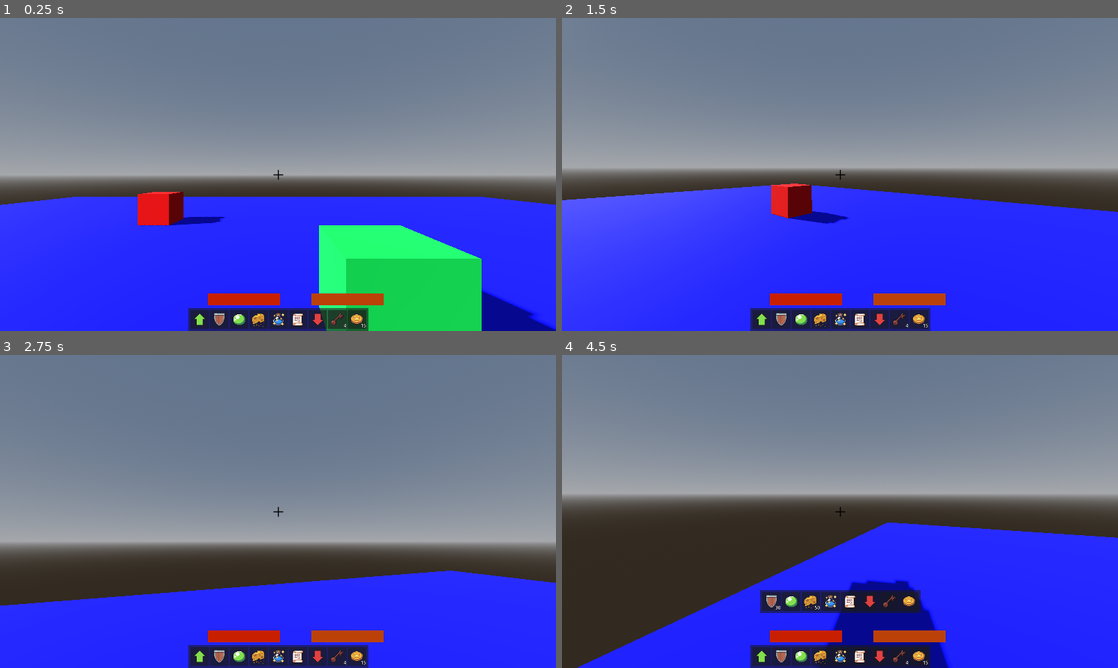
Above: before the commit, frames 1-4 (two rows, left to right).
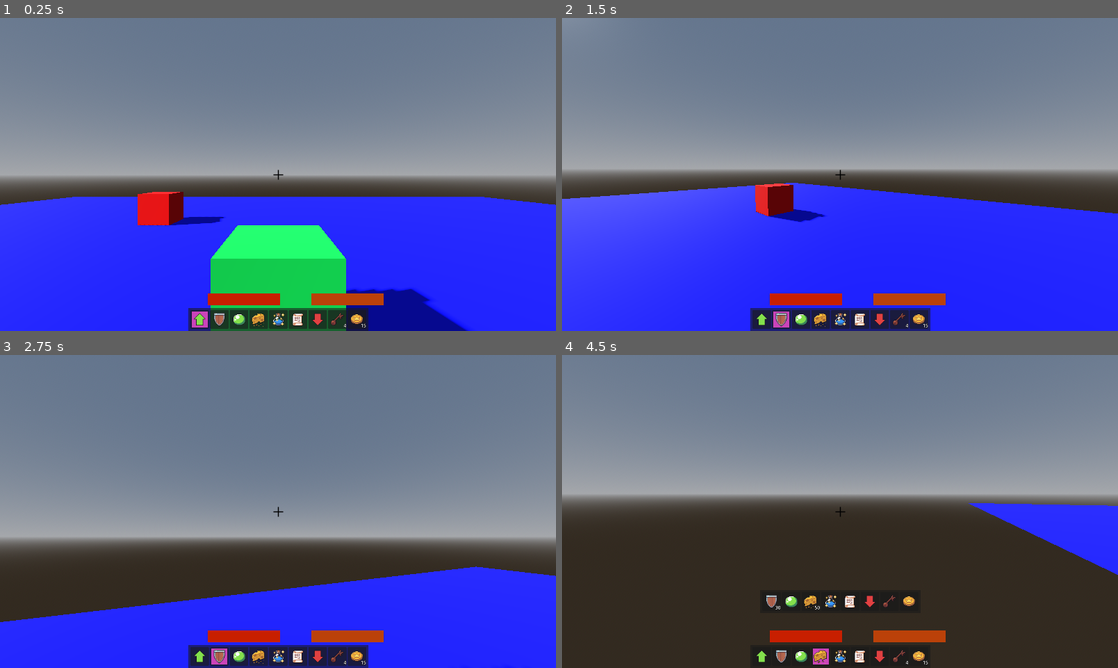
Above: after the commit, the same moments.

Repository: TuinderJ/First-Game
Game: Godot game, scene res://main.tscn
The game is run twice, just before and just after one commit, with the same random seed, the same clock (stepped at 60 frames per second) and the same inputs.
Inputs (mouse positions are in pixels of both pictures, inside the frame that each line leads up to):
- Up to frame 1 (0.25 s): no input
- Up to frame 2 (1.5 s): tap Enter at 0.5 s; move the mouse to (867, 174) at 0.52 s; hold Mouse wheel up (cycle_item_left) 0.53-1.28 s; hold W (move_forward) from 0.53 s (still down); click (867, 174) at 0.67 s; tap Space (jump) at 0.77 s; tap Mouse wheel down (cycle_item_right) at 0.8, 1.35 s; move the mouse to (812, 174) at 1.27 s
- Up to frame 3 (2.75 s): keep holding W (move_forward); tap Space (jump) at 1.52 s; tap 1 (select_hotbar_1) at 1.55, 2.1 s; move the mouse to (289, 505) at 2.02 s; tap 2 (select_hotbar_2) at 2.3 s
- Up to frame 4 (4.5 s): move the mouse to (834, 517) at 2.77 s; tap 2 (select_hotbar_2) at 2.85 s; click (834, 517) at 2.92 s; tap Space (jump) at 3.02, 3.77 s; tap 3 (select_hotbar_3) at 3.05, 3.6 s; move the mouse to (878, 514) at 3.52 s; tap 4 (select_hotbar_4) at 3.8, 4.35 s; tap E (inventory) at 4.15 s; move the mouse to (762, 655) at 4.27 s; release W (move_forward) at 4.28 s; hold A (move_left) from 4.28 s (still down); click (762, 655) at 4.42 s

The runs differ from the first frame. In frame 1, 14% of the frame differs, in the area x 34-100%, y 66-100%; in frame 2, 1.4%; in frame 3, 6.4%; in frame 4, 29%, in the area x 2-100%, y 47-100%.
Error before the commit: Invalid call. Nonexistent function 'set_active_hotbar_slot' in base 'Control (hud.gd)'. (res://main.gd:56)

Commit message:
more progress on inventory system

Diff:
--- a/chest.tscn
+++ b/chest.tscn
@@ -1,4 +1,6 @@
-[gd_scene load_steps=4 format=3 uid="uid://do8gt25l23pqe"]
+[gd_scene load_steps=5 format=3 uid="uid://bli3nnru51cm"]
+
+[ext_resource type="Script" path="res://interactable/chest.gd" id="1_pymot"]
 
 [sub_resource type="StandardMaterial3D" id="StandardMaterial3D_07pkb"]
 albedo_color = Color(0, 0.835294, 0.309804, 1)
@@ -9,8 +11,11 @@
 [sub_resource type="ConcavePolygonShape3D" id="ConcavePolygonShape3D_ojk10"]
 data = PackedVector3Array(-0.5, 0.5, 0.5, 0.5, 0.5, 0.5, -0.5, -0.5, 0.5, 0.5, 0.5, 0.5, 0.5, -0.5, 0.5, -0.5, -0.5, 0. …(500 unchanged characters)…
 
-[node name="Chest" type="StaticBody3D"]
+[node name="Chest" type="StaticBody3D" groups=["external_inventory"]]
 transform = Transform3D(1, 0, 0, 0, 1, 0, 0, 0, 1, 0, 0.5, 0)
+collision_layer = 5
+collision_mask = 0
+script = ExtResource("1_pymot")
 
 [node name="MeshInstance3D" type="MeshInstance3D" parent="."]
 layers = 5
--- a/hud.gd
+++ b/hud.gd
@@ -1,14 +1,21 @@
 extends Control
 
 @onready var hotbar = $Hotbar
+@onready var health_bar = $HealthBar
+
+func update_health(value: int) -> void:
+	health_bar.value = value
 
 func set_hotbar_inventory_data(inventory_data: InventoryData) -> void:
 	hotbar.set_inventory_data(inventory_data, true)
 
-func set_active_hotabr_slot(inventory_data: InventoryData, desired_active_hotbar_slot: int) -> void:
+func set_active_hotbar_slot(inventory_data: InventoryData, desired_active_hotbar_slot: int) -> void:
 	hotbar.update_active_hotbar_slot(inventory_data, desired_active_hotbar_slot)
 
-func increase_item_quantity(inventory_data: InventoryData, item_data: ItemData, amount_to_increase: int = 1) -> void:
+func get_active_hotbar_slot(inventory_data: InventoryData) -> int:
+	return hotbar.get_active_hotbar_slot(inventory_data)
+
+func increase_hotbar_item_quantity(inventory_data: InventoryData, item_data: ItemData, amount_to_increase: int = 1) -> void:
 	var index = find_item_index(inventory_data, item_data)
 	if index == -1: return
 	inventory_data.slot_datas[index].quantity += amount_to_increase
--- /dev/null
+++ b/interactable/chest.gd
@@ -0,0 +1,8 @@
+extends StaticBody3D
+
+@export var inventory_data: InventoryData
+
+signal toggle_inventory(external_inventory_owner)
+
+func player_interact() -> void:
+	toggle_inventory.emit(self)
--- a/inventory/inventory.gd
+++ b/inventory/inventory.gd
@@ -6,8 +6,9 @@
 
 func set_inventory_data(inventory_data: InventoryData, hotbar: bool = false) -> void:
 	if hotbar:
-		for slot in inventory_data.slot_datas:
-			slot.hotbar_slot = true
+		for i in range(inventory_data.slot_datas.size()):
+			inventory_data.slot_datas[i].hotbar_slot = true
+		inventory_data.slot_datas[0].active_hotbar_slot = true
 	inventory_data.inventory_updated.connect(populate_item_grid)
 	populate_item_grid(inventory_data)
 
@@ -25,4 +26,15 @@
 			slot.set_slot_data(slot_data)
 
 func update_active_hotbar_slot(inventory_data: InventoryData, desired_active_hotbar_slot: int) -> void:
-	pass
+	for i in range(inventory_data.slot_datas.size()):
+		if i == desired_active_hotbar_slot:
+			inventory_data.slot_datas[i].active_hotbar_slot = true
+		else:
+			inventory_data.slot_datas[i].active_hotbar_slot = false
+	populate_item_grid(inventory_data)
+
+func get_active_hotbar_slot(inventory_data: InventoryData) -> int:
+	for i in range(inventory_data.slot_datas.size()):
+		if inventory_data.slot_datas[i].active_hotbar_slot:
+			return i
+	return -1
--- a/inventory/inventory_interface.gd
+++ b/inventory/inventory_interface.gd
@@ -1,6 +1,7 @@
 extends Control
 
 @onready var player_inventory = $PlayerInventory
+@onready var external_inventory = $ExternalInventory
 
 signal add_item_to_hotbar(item: SlotData)
 
@@ -8,6 +9,8 @@
 	inventory_data.inventory_interact.connect(on_inventory_interact)
 	player_inventory.set_inventory_data(inventory_data)
 
+func set_external_inventory_data(external_inventory_owner) -> void:
+	print(external_inventory_owner)
 
 func on_inventory_interact(inventory_data: InventoryData, index: int) -> void:
 	var item = inventory_data.slot_datas[index]
@@ -16,5 +19,8 @@
 	if Input.is_action_pressed("shift"): amount_to_transfer = 10
 
 	if item.quantity >= amount_to_transfer:
+		add_item_to_hotbar.emit(item.item_data, amount_to_transfer)
 		inventory_data.take_item(index, amount_to_transfer)
-		add_item_to_hotbar.emit(item.item_data, amount_to_transfer)
+	elif item.quantity > 0:
+		add_item_to_hotbar.emit(item.item_data, item.quantity)
+		inventory_data.take_item(index, item.quantity)
--- a/main.gd
+++ b/main.gd
@@ -2,6 +2,8 @@
 
 @onready var player = $Player
 @onready var inventory_interface = $UI/InventoryInterface
+@onready var player_inventory = $UI/InventoryInterface/PlayerInventory
+@onready var external_inventory = $UI/InventoryInterface/ExternalInventory
 @onready var hud = $UI/Hud
 @onready var debug_screen = $UI/DebugScreen
 @onready var coordinate_x = $"UI/DebugScreen/GridContainer/MarginContainer/Coordinate X"
@@ -10,34 +12,45 @@
 
 var first_hotbar_slot: int = 0
 var last_hotbar_slot: int = 6
-var previous_active_hotbar_slot: int = 0
 var desired_active_hotbar_slot: int = 0
-var active_hotbar_slot: int = 0
 
 func _ready() -> void:
 	hud.set_hotbar_inventory_data(player.hotbar_data)
 	inventory_interface.set_player_inventory_data(player.inventory_data)
 
 	player.toggle_inventory.connect(toggle_inventory_interface)
+	player.update_health.connect(on_update_health)
 	player.update_debug.connect(update_debug_interface)
 	player.toggle_debug.connect(toggle_debug_interface)
-	player.set_active_hotbar_slot.connect(on_set_active_hotbar_slot)
+
 	inventory_interface.add_item_to_hotbar.connect(on_add_item_to_hotbar)
 
+	for node in get_tree().get_nodes_in_group("external_inventory"):
+		node.toggle_inventory.connect(toggle_inventory_interface)
+
 func on_add_item_to_hotbar(item_data: ItemData, amount_to_increase: int) -> void:
-	hud.increase_item_quantity(player.hotbar_data, item_data, amount_to_increase)
+	hud.increase_hotbar_item_quantity(player.hotbar_data, item_data, amount_to_increase)
 
-func on_set_active_hotbar_slot(index: int) -> void:
-	pass
-
-func toggle_inventory_interface() -> void:
+func toggle_inventory_interface(external_inventory_owner = null) -> void:
 	inventory_interface.visible = not inventory_interface.visible
+	if external_inventory_owner:
+		player_inventory.hide()
+		external_inventory.show()
+	else:
+		player_inventory.show()
+		external_inventory.hide()
 	if inventory_interface.visible:
 		Input.mouse_mode = Input.MOUSE_MODE_VISIBLE
 		player.movement_enabled = false
 	else:
 		Input.mouse_mode = Input.MOUSE_MODE_CAPTURED
 		player.movement_enabled = true
+
+	if external_inventory_owner:
+		inventory_interface.set_external_inventory_data(external_inventory_owner)
+
+func on_update_health(value: int) -> void:
+	hud.update_health(value)
 
 func toggle_debug_interface() -> void:
 	debug_screen.visible = not debug_screen.visible
@@ -47,21 +60,27 @@
 	coordinate_y.text = "Coordinate Y: %s" % snapped(source.global_transform.origin.y, 0.01)
 	coordinate_z.text = "Coordinate Z: %s" % snapped(source.global_transform.origin.z, 0.01)
 
+func on_open_external_inventory(target):
+	print(target)
+
 func _unhandled_input(event) -> void:
 	if Input.is_action_just_pressed("exit"): get_tree().quit()
 	# Hotbar
 	if Input.is_action_pressed("cycle_item_left"):
-		desired_active_hotbar_slot = active_hotbar_slot - 1
+		var active_hotbar_slot: int = hud.get_active_hotbar_slot(player.hotbar_data)
+		var desired_active_hotbar_slot: int = active_hotbar_slot - 1
 		if active_hotbar_slot <= first_hotbar_slot: desired_active_hotbar_slot = last_hotbar_slot
-		hud.set_active_hotbar_slot(desired_active_hotbar_slot)
+		hud.set_active_hotbar_slot(player.hotbar_data, desired_active_hotbar_slot)
 	if Input.is_action_pressed("cycle_item_right"):
-		desired_active_hotbar_slot = active_hotbar_slot + 1
+		var active_hotbar_slot = hud.get_active_hotbar_slot(player.hotbar_data)
+		var desired_active_hotbar_slot: int = active_hotbar_slot + 1
 		if active_hotbar_slot >= last_hotbar_slot: desired_active_hotbar_slot = first_hotbar_slot
-		hud.set_active_hotbar_slot(desired_active_hotbar_slot)
-	if Input.is_action_just_pressed("select_hotbar_1"): hud.set_active_hotbar_slot(0)
-	if Input.is_action_just_pressed("select_hotbar_2"): hud.set_active_hotbar_slot(1)
-	if Input.is_action_just_pressed("select_hotbar_3"): hud.set_active_hotbar_slot(2)
-	if Input.is_action_just_pressed("select_hotbar_4"): hud.set_active_hotbar_slot(3)
-	if Input.is_action_just_pressed("select_hotbar_5"): hud.set_active_hotbar_slot(4)
-	if Input.is_action_just_pressed("select_hotbar_6"): hud.set_active_hotbar_slot(5)
-	if Input.is_action_just_pressed("select_hotbar_7"): hud.set_active_hotbar_slot(6)
+		hud.set_active_hotbar_slot(player.hotbar_data, desired_active_hotbar_slot)
+
+	if Input.is_action_just_pressed("select_hotbar_1"): hud.set_active_hotbar_slot(player.hotbar_data, 0)
+	if Input.is_action_just_pressed("select_hotbar_2"): hud.set_active_hotbar_slot(player.hotbar_data, 1)
+	if Input.is_action_just_pressed("select_hotbar_3"): hud.set_active_hotbar_slot(player.hotbar_data, 2)
+	if Input.is_action_just_pressed("select_hotbar_4"): hud.set_active_hotbar_slot(player.hotbar_data, 3)
+	if Input.is_action_just_pressed("select_hotbar_5"): hud.set_active_hotbar_slot(player.hotbar_data, 4)
+	if Input.is_action_just_pressed("select_hotbar_6"): hud.set_active_hotbar_slot(player.hotbar_data, 5)
+	if Input.is_action_just_pressed("select_hotbar_7"): hud.set_active_hotbar_slot(player.hotbar_data, 6)
--- a/main.tscn
+++ b/main.tscn
@@ -87,9 +87,6 @@
 
 [node name="WorldEnvironment" type="WorldEnvironment" parent="."]
 environment = SubResource("Environment_6xsls")
-
-[node name="Chest" parent="." instance=ExtResource("13_rljrd")]
-transform = Transform3D(1, 0, 0, 0, 1, 0, 0, 0, 1, 1, 0.5, -2)
 
 [node name="UI" type="CanvasLayer" parent="."]
 
@@ -251,3 +248,6 @@
 [node name="Coordinate Z" type="Label" parent="UI/DebugScreen/GridContainer/MarginContainer3"]
 layout_mode = 2
 text = "Coordinates (X,Y,Z): "
+
+[node name="Chest" parent="." instance=ExtResource("13_rljrd")]
+transform = Transform3D(1, 0, 0, 0, 1, 0, 0, 0, 1, 0, 0.5, -2)
--- a/player.gd
+++ b/player.gd
@@ -5,10 +5,7 @@
 
 @onready var player := $Pivot
 @onready var camera := $Pivot/Camera3D
-@onready var health_bar := $"../UI/Hud/HealthBar"
-
-var hotbar_texture := preload("res://assets/hotbar.png")
-var active_hotbar_texture := preload("res://assets/active_hotbar.png")
+@onready var interact_ray = $Pivot/Camera3D/InteractRay
 
 # Movement
 const JUMP_VELOCITY:float = 9.33
@@ -17,19 +14,20 @@
 var speed: float = 4.317
 var speed_modifier: float = 1
 var movement_enabled: bool = true
+var time_last_pressed_forward: int = true
 var sprinting: bool = false
 var sneaking: bool = false
 
 var mouse_sensitivity: float = .75
 var desired_fov: float = 75
 var current_fov: float
+var max_health: int = 20
 var health: int = 20
 var coins: int = 0
 
 signal toggle_inventory()
 signal toggle_hud()
 signal update_health()
-signal set_active_hotbar_slot()
 signal toggle_debug()
 signal update_debug()
 
@@ -44,9 +42,15 @@
 			camera.rotate_x(-event.relative.y * 0.01 * mouse_sensitivity)
 			camera.rotation.x = clamp(camera.rotation.x, deg_to_rad(-90), deg_to_rad(90))
 
+	# Sprint on double tap
+	if Input.is_action_just_pressed("move_forward"):
+		var time_pressed = Time.get_ticks_msec()
+		if time_pressed - time_last_pressed_forward <= 250: sprinting = true
+		time_last_pressed_forward = time_pressed
+
 	# Inventory Toggle
 	if Input.is_action_just_pressed("inventory"):
-		toggle_inventory.emit()
+		interact()
 
 	# Debug Toggle
 	if Input.is_action_just_pressed("debug_screen"):
@@ -60,13 +64,13 @@
 
 	# Testing
 	if Input.is_action_just_pressed("test_q"):
-		toggle_hud.emit()
+		heal(1)
 
 	# Sprinting
 	if Input.is_action_pressed("sprint") and input_direction.y < 0 and movement_enabled: sprinting = true
 
 	# Sneaking
-	if Input.is_action_pressed("sneak"):
+	if Input.is_action_pressed("sneak") and movement_enabled:
 		sneaking = true
 		sprinting = false
 	else:
@@ -108,23 +112,21 @@
 	move_and_slide()
 
 func receive_damage(damage) -> void:
-	health -= damage
-	if health <= 0:
+	if health - damage < 0:
 		health = 0
-		# gameover
-	health_changed(health)
+	else:
+		health -= damage
+	update_health.emit(health)
 
-func health_changed(health_value) -> void:
-	health_bar.value = health_value
+func heal(value) -> void:
+	if health + value > max_health:
+		health = max_health
+	else:
+		health += value
+	update_health.emit(health)
 
-func gain_coins(coins_gained) -> void:
-	if coins + coins_gained > 999: coins = 999
-	coins += coins_gained
-
-func spend_coins(coins_lost) -> bool:
-	if coins - coins_lost < 0: return false
-	coins -= coins_lost
-	return true
+func spend_coins(coins_lost) -> void:
+	pass
 
 func disable_movement() -> void:
 	movement_enabled = false
@@ -133,3 +135,9 @@
 func enable_movement() -> void:
 	movement_enabled = true
 	Input.set_mouse_mode(Input.MOUSE_MODE_CAPTURED)
+
+func interact() -> void:
+	if interact_ray.is_colliding():
+		interact_ray.get_collider().player_interact()
+	else:
+		toggle_inventory.emit()
--- a/player.tscn
+++ b/player.tscn
@@ -28,7 +28,6 @@
 [node name="Camera3D" type="Camera3D" parent="Pivot"]
 transform = Transform3D(1, 0, 0, 0, 1, 0, 0, 0, 1, 0, 0.62, 0)
 
-[node name="RayCast3D" type="RayCast3D" parent="Pivot"]
-transform = Transform3D(1, 0, 0, 0, 1, 0, 0, 0, 1, 0, 0.62, 0)
+[node name="InteractRay" type="RayCast3D" parent="Pivot/Camera3D"]
 target_position = Vector3(0, 0, -2.5)
 collision_mask = 4
--- /dev/null
+++ b/testing/chest_test.tres
@@ -0,0 +1,20 @@
+[gd_resource type="Resource" script_class="InventoryData" load_steps=7 format=3 uid="uid://dxf5ul6vimscm"]
+
+[ext_resource type="Script" path="res://inventory/inventory_data.gd" id="1_7hs60"]
+[ext_resource type="Resource" uid="uid://bja1wcrjle6kr" path="res://item/items/decked_out_coin.tres" id="2_6hdkq"]
+[ext_resource type="Script" path="res://inventory/slot_data.gd" id="3_3j2lo"]
+[ext_resource type="Resource" uid="uid://c7dshoa2voujl" path="res://item/items/decked_out_key.tres" id="4_2cevo"]
+
+[sub_resource type="Resource" id="Resource_qsa5j"]
+script = ExtResource("3_3j2lo")
+item_data = ExtResource("2_6hdkq")
+quantity = 3
+
+[sub_resource type="Resource" id="Resource_4ujag"]
+script = ExtResource("3_3j2lo")
+item_data = ExtResource("4_2cevo")
+quantity = 1
+
+[resource]
+script = ExtResource("1_7hs60")
+slot_datas = Array[ExtResource("3_3j2lo")]([SubResource("Resource_qsa5j"), SubResource("Resource_4ujag")])
Not shown: 2 places in main.tscn that only renumber resources
